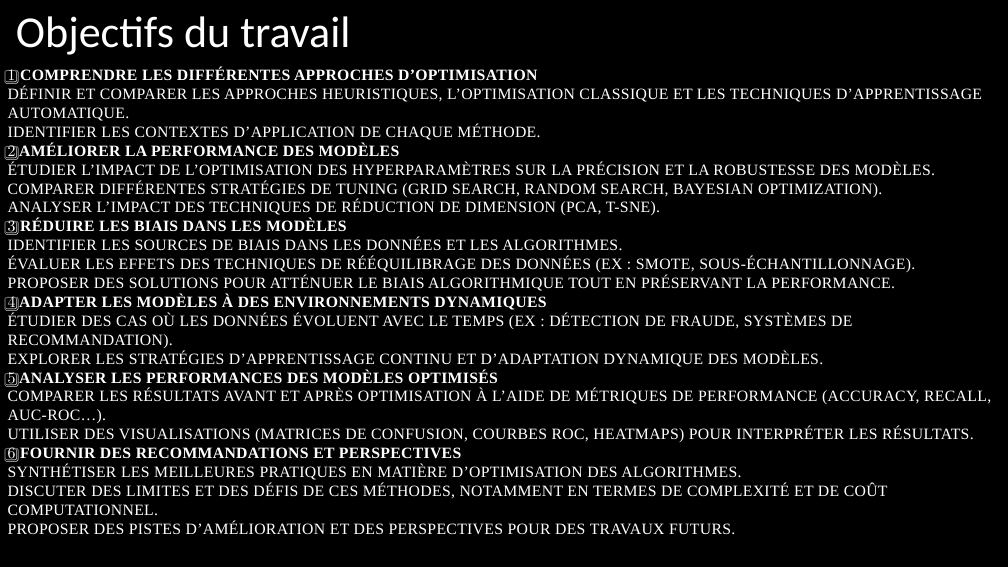
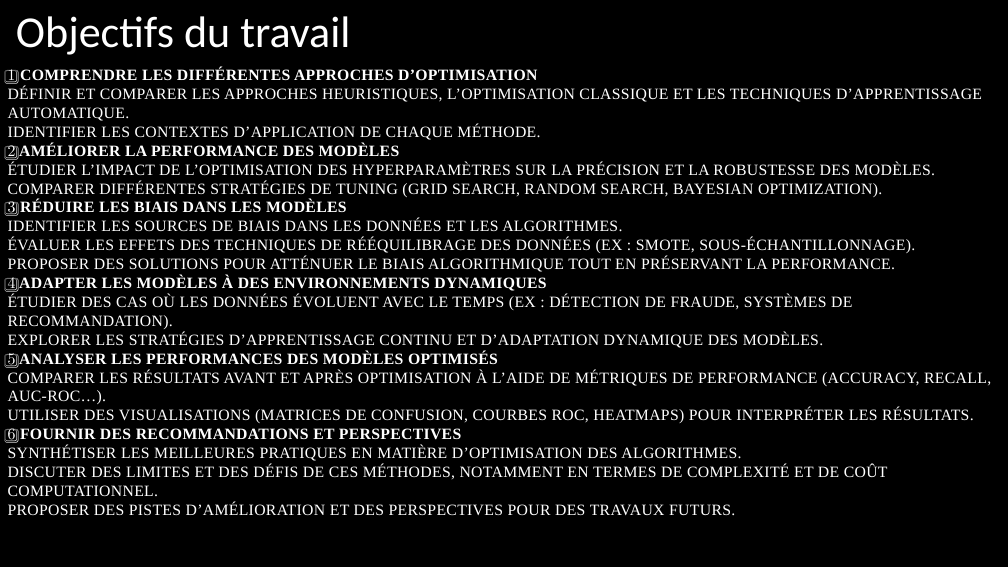
Before and after one commit to NANKENGDJIMYDAMESSE/RecherchesEreiLab, a slide deck: slide 3 of Presentation.pptx. Drawn at 1008x567 pixels with LibreOffice and Linux fonts; fonts in the diff are those of the drawing; background and template pictures are left out. Boxes give left, top, right and bottom in pixels: in the first picture for what was removed or moved away, otherwise in the second. Text is boxed around its words. In the diff, an @@ line names an element or a change of style, - is before the commit and + after.

```diff
--- a/Presentation.pptx
+++ b/Presentation.pptx
@@ title at <box>8,68,991,515</box>: text changed @@
-1️⃣ COMPRENDRE LES DIFFÉRENTES APPROCHES D’OPTIMISATION
-DÉFINIR ET COMPARER LES APPROCHES HEURISTIQUES, L’OPTIMISATION CLASSIQUE ET LES TECHNIQUES D’APPRENTISSAGE AUTOMATIQUE.
-IDENTIFIER LES CONTEXTES D’APPLICATION DE CHAQUE MÉTHODE.
-2️⃣ AMÉLIORER LA PERFORMANCE DES MODÈLES
-ÉTUDIER L’IMPACT DE L’OPTIMISATION DES HYPERPARAMÈTRES SUR LA PRÉCISION ET LA ROBUSTESSE DES MODÈLES.
-COMPARER DIFFÉRENTES STRATÉGIES DE TUNING (GRID SEARCH, RANDOM SEARCH, BAYESIAN OPTIMIZATION).
-ANALYSER L’IMPACT DES TECHNIQUES DE RÉDUCTION DE DIMENSION (PCA, T-SNE).
-3️⃣ RÉDUIRE LES BIAIS DANS LES MODÈLES
-IDENTIFIER LES SOURCES DE BIAIS DANS LES DONNÉES ET LES ALGORITHMES.
-ÉVALUER LES EFFETS DES TECHNIQUES DE RÉÉQUILIBRAGE DES DONNÉES (EX : SMOTE, SOUS-ÉCHANTILLONNAGE).
-PROPOSER DES SOLUTIONS POUR ATTÉNUER LE BIAIS ALGORITHMIQUE TOUT EN PRÉSERVANT LA PERFORMANCE.
-4️⃣ ADAPTER LES MODÈLES À DES ENVIRONNEMENTS DYNAMIQUES
-ÉTUDIER DES CAS OÙ LES DONNÉES ÉVOLUENT AVEC LE TEMPS (EX : DÉTECTION DE FRAUDE, SYSTÈMES DE RECOMMANDATION).
-EXPLORER LES STRATÉGIES D’APPRENTISSAGE CONTINU ET D’ADAPTATION DYNAMIQUE DES MODÈLES.
-5️⃣ ANALYSER LES PERFORMANCES DES MODÈLES OPTIMISÉS
-COMPARER LES RÉSULTATS AVANT ET APRÈS OPTIMISATION À L’AIDE DE MÉTRIQUES DE PERFORMANCE (ACCURACY, RECALL, AUC-ROC…).
-UTILISER DES VISUALISATIONS (MATRICES DE CONFUSION, COURBES ROC, HEATMAPS) POUR INTERPRÉTER LES RÉSULTATS.
-6️⃣ FOURNIR DES RECOMMANDATIONS ET PERSPECTIVES
-SYNTHÉTISER LES MEILLEURES PRATIQUES EN MATIÈRE D’OPTIMISATION DES ALGORITHMES.
-DISCUTER DES LIMITES ET DES DÉFIS DE CES MÉTHODES, NOTAMMENT EN TERMES DE COMPLEXITÉ ET DE COÛT COMPUTATIONNEL.
-PROPOSER DES PISTES D’AMÉLIORATION ET DES PERSPECTIVES POUR DES TRAVAUX FUTURS.
+1️⃣ COMPRENDRE LES DIFFÉRENTES APPROCHES D’OPTIMISATION
+DÉFINIR ET COMPARER LES APPROCHES HEURISTIQUES, L’OPTIMISATION CLASSIQUE ET LES TECHNIQUES D’APPRENTISSAGE AUTOMATIQUE.
+IDENTIFIER LES CONTEXTES D’APPLICATION DE CHAQUE MÉTHODE.
+2️⃣ AMÉLIORER LA PERFORMANCE DES MODÈLES
+ÉTUDIER L’IMPACT DE L’OPTIMISATION DES HYPERPARAMÈTRES SUR LA PRÉCISION ET LA ROBUSTESSE DES MODÈLES.
+COMPARER DIFFÉRENTES STRATÉGIES DE TUNING (GRID SEARCH, RANDOM SEARCH, BAYESIAN OPTIMIZATION).
+3️⃣ RÉDUIRE LES BIAIS DANS LES MODÈLES
+IDENTIFIER LES SOURCES DE BIAIS DANS LES DONNÉES ET LES ALGORITHMES.
+ÉVALUER LES EFFETS DES TECHNIQUES DE RÉÉQUILIBRAGE DES DONNÉES (EX : SMOTE, SOUS-ÉCHANTILLONNAGE).
+PROPOSER DES SOLUTIONS POUR ATTÉNUER LE BIAIS ALGORITHMIQUE TOUT EN PRÉSERVANT LA PERFORMANCE.
+4️⃣ ADAPTER LES MODÈLES À DES ENVIRONNEMENTS DYNAMIQUES
+ÉTUDIER DES CAS OÙ LES DONNÉES ÉVOLUENT AVEC LE TEMPS (EX : DÉTECTION DE FRAUDE, SYSTÈMES DE RECOMMANDATION).
+EXPLORER LES STRATÉGIES D’APPRENTISSAGE CONTINU ET D’ADAPTATION DYNAMIQUE DES MODÈLES.
+5️⃣ ANALYSER LES PERFORMANCES DES MODÈLES OPTIMISÉS
+COMPARER LES RÉSULTATS AVANT ET APRÈS OPTIMISATION À L’AIDE DE MÉTRIQUES DE PERFORMANCE (ACCURACY, RECALL, AUC-ROC…).
+UTILISER DES VISUALISATIONS (MATRICES DE CONFUSION, COURBES ROC, HEATMAPS) POUR INTERPRÉTER LES RÉSULTATS.
+6️⃣ FOURNIR DES RECOMMANDATIONS ET PERSPECTIVES
+SYNTHÉTISER LES MEILLEURES PRATIQUES EN MATIÈRE D’OPTIMISATION DES ALGORITHMES.
+DISCUTER DES LIMITES ET DES DÉFIS DE CES MÉTHODES, NOTAMMENT EN TERMES DE COMPLEXITÉ ET DE COÛT COMPUTATIONNEL.
+PROPOSER DES PISTES D’AMÉLIORATION ET DES PERSPECTIVES POUR DES TRAVAUX FUTURS.
```
Also in this commit, not shown: 1 other slide changed, 4 slides added, 1 slide removed, 1 other file.
